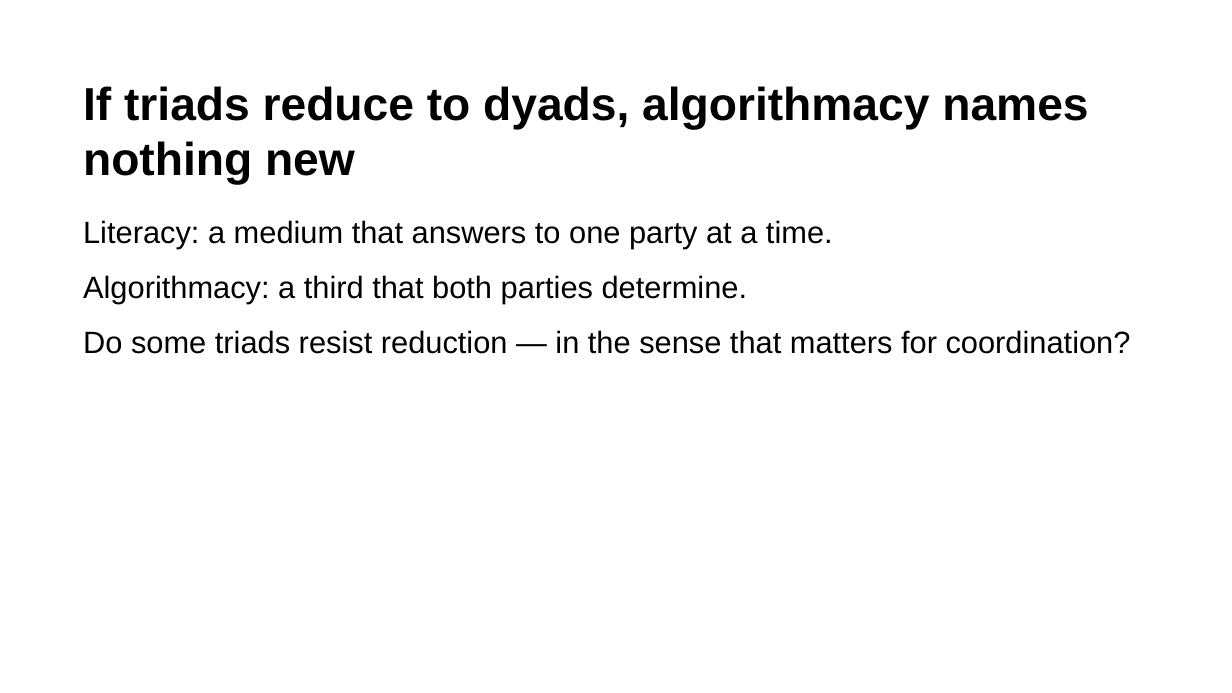
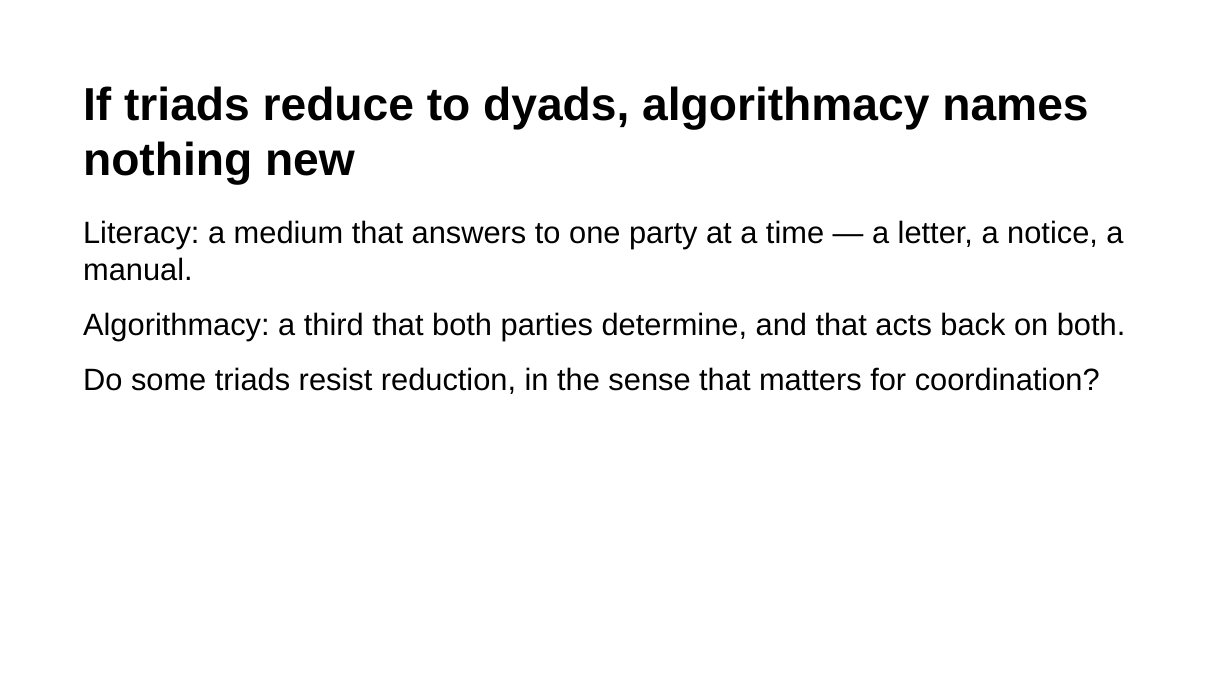
Before and after one commit to rogerSuperBuilderAlpha/algorithmacy-lab, a slide deck: slide 2 of submissions/triadic_reduction/talk/deck.pptx. Drawn at 1232x693 pixels with LibreOffice and Linux fonts; fonts in the diff are those of the drawing. Boxes give left, top, right and bottom in pixels: in the first picture for what was removed or moved away, otherwise in the second. Text is boxed around its words. In the diff, an @@ line names an element or a change of style, - is before the commit and + after.

```diff
--- a/submissions/triadic_reduction/talk/deck.pptx
+++ b/submissions/triadic_reduction/talk/deck.pptx
@@ text at bbox=[83, 220, 1125, 394]: text changed @@
-Literacy: a medium that answers to one party at a time.
-Algorithmacy: a third that both parties determine.
-Do some triads resist reduction — in the sense that matters for coordination?
+Literacy: a medium that answers to one party at a time — a letter, a notice, a manual.
+Algorithmacy: a third that both parties determine, and that acts back on both.
+Do some triads resist reduction, in the sense that matters for coordination?
```
Also in this commit, not shown: 12 other slides changed, 8 other files.
